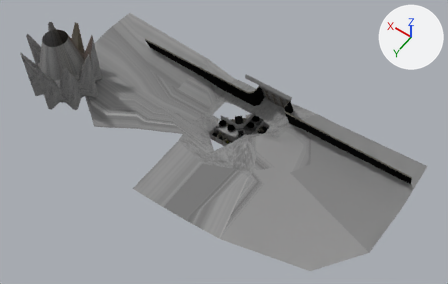
What one commit did to the Blender file data/levels/venera/models/venera.blend.
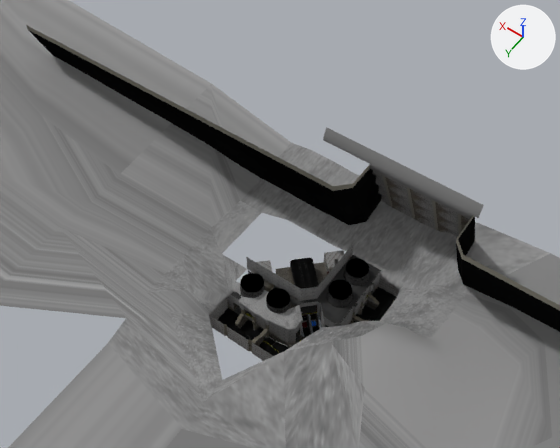
Old and new are each drawn whole from a camera (50 mm lens) standing at (-168.5, 251.8, 360.4) and looking at (-15.6, 37.7, 23.9) and again close up from a camera (50 mm lens) standing at (-62.6, 94.3, 162.0) and looking at (2.6, 3.1, 18.6). Every picture has the same lights, and +X, +Y and +Z are marked at upper right.

Objects in the first close-up: 'bsp'.
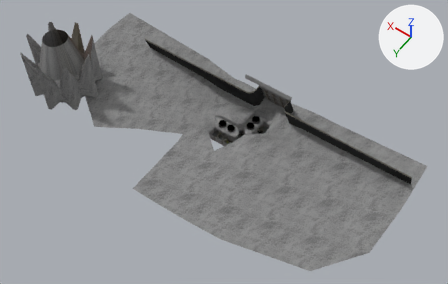
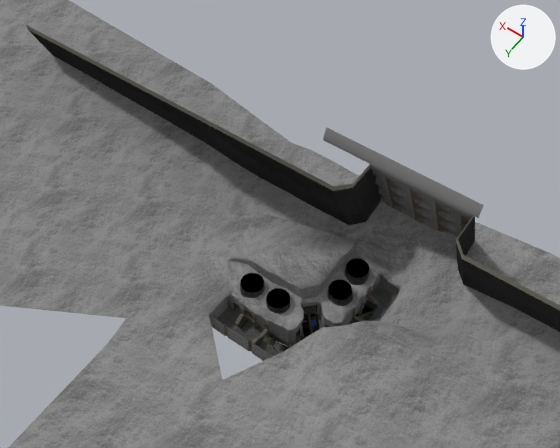
Location of each change, (x1, y1, x2, y2) in pixels of the close-ups (560 x 448 px):
part 1 of me_cube_001, built on
    both: (184, 213, 398, 361)
part 2 of me_cube_001, surface changed
    both: (0, 0, 560, 448)
part 3 of me_cube_001, recoloured
    both: (231, 289, 356, 299)
part 4 of me_cube_001, recoloured
    both: (249, 290, 374, 343)
part 5 of me_cube_001, recoloured
    both: (30, 31, 560, 332)
part 6 of me_cube_001, recoloured
    before: (266, 257, 384, 356)
    after: (266, 292, 384, 356)
part 7 of me_cube_001, recoloured
    both: (301, 313, 322, 337)

Diff of the bpy script that builds the scene:
```diff
--- a/data/levels/venera/models/venera.blend.py
+++ b/data/levels/venera/models/venera.blend.py
@@ img_venera_floors_base_tif @@
+img_venera_floors_base_tif = load_image('venera_floors_base.tif', '../bitmaps/venera_floors_base.tif', 512, 512, 'sRGB')
@@ mat_venera_floors @@
+mat_venera_floors = bpy.data.materials.new('venera_floors')
+# uses the picture img_b40_cliff_snow_detail_tga
+# uses the picture img_panel_scuff_tga
+# uses the picture img_venera_floors_base_tif
@@ me_cube_001 @@
 # used by ob_bsp; parent = ob_frame; location = (0.0, 0.0, 0.0)
-me_cube_001.from_pydata(...)  # 4898 vertices, 5548 faces; spans x -381.0..315.0, y -35.0..278.0, z -15.0..173.0
+me_cube_001.from_pydata(...)  # 5040 vertices, 5918 faces; spans x -381.0..315.0, y -35.0..278.0, z -15.0..173.0
+# me_cube_001 part 1: 20 vertices moved from x -85.0..-18.0, y 18.0..101.0, z 5.0..26.0 to x -86.0..-18.0, y 21.0..101.0, z 5.0..27.0; 97 vertices removed from x -101.0..2.0, y 18.0..101.0, z 3.0..37.0; 239 vertices added at x -101.0..-4.0, y 16.0..101.0, z 3.0..40.0
+# me_cube_001 part 2: 586 kept faces spanning x -381.0..285.0, y -35.0..278.0, z 3.0..66.0 get new texture (UV) coordinates
+# me_cube_001 part 3: 4 faces spanning x -79.0..-21.0, y 35.0..84.0, z 24.0..25.0 switch from mat_venera_floor_upper (picture img_panel_scuff_tga) to mat_venera_snow_ext (picture img_b40_cliff_snow_detail_tga)
+# me_cube_001 part 4: 125 faces spanning x -91.0..-14.0, y 14.0..91.0, z 5.0..30.0 switch from mat_venera_floor_upper (picture img_panel_scuff_tga) to mat_venera_floors
+# me_cube_001 part 5: 6 faces spanning x -372.0..191.0, y -31.0..25.0, z 20.0..83.0 switch from mat_venera_floor_lower (picture img_tech_rack_plate_tga) to mat_venera_floor_upper (picture img_panel_scuff_tga)
+# me_cube_001 part 6: 137 faces spanning x -101.0..-22.0, y 22.0..101.0, z 3.0..30.0 switch from mat_venera_floor_lower (picture img_tech_rack_plate_tga) to mat_venera_floors
+# me_cube_001 part 7: 6 faces spanning x -75.0..-58.0, y 58.0..75.0, z 8.0..11.0 switch from mat_venera_edge (picture img_edge_tif) to mat_venera_concrete (picture img_greywall_tif_001)
 me_cube_001.materials.append(mat_venera_icy_siding)
```
